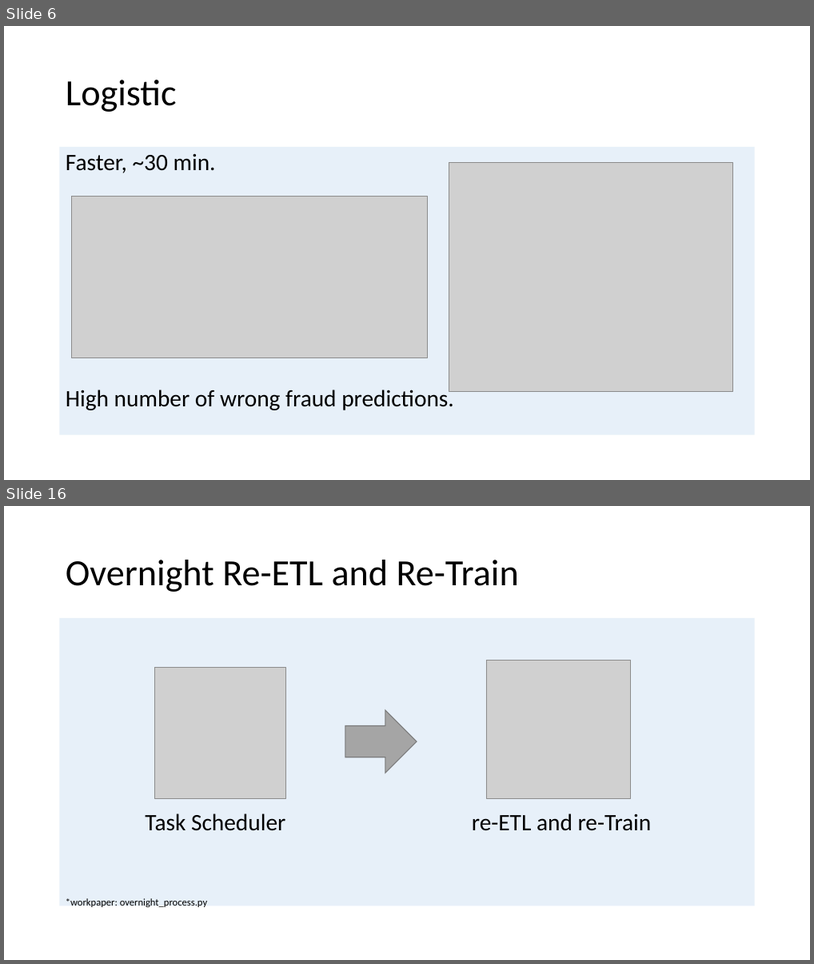
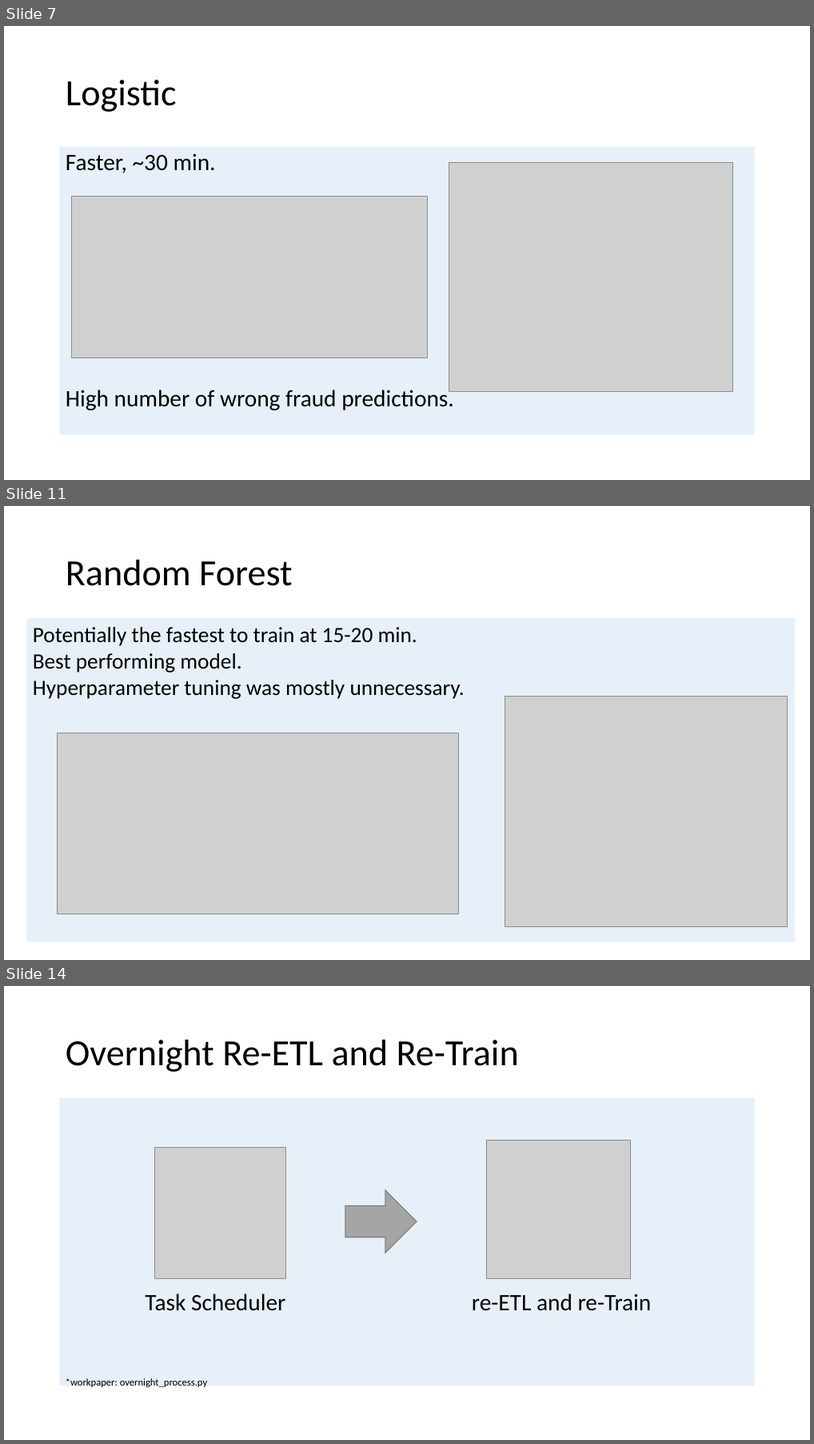
Before and after one commit to allidoiswen/GhostMode, a slide deck: Credit_Card_Fraud_Presentation.pptx. Shown one above the other, each under a label of ours: slides 6 and 16 before the commit, slides 7, 11 and 14 after it; the slides between them are not shown. The pictures are 814x964 and 814x1444 pixels, drawn with LibreOffice and Linux fonts; fonts in the diff are those of the drawing; grey boxes stand for pictures; background and template pictures are left out. Boxes give left, top, right and bottom in pixels: in the first picture for what was removed or moved away, otherwise in the second. Text is boxed around its words. In the diff, an @@ line names an element or a change of style, - is before the commit and + after.

```diff
--- a/Credit_Card_Fraud_Presentation.pptx
+++ b/Credit_Card_Fraud_Presentation.pptx
@@ slide 11 added at [4, 506, 810, 960], background picture (left out) @@
@@ title added at [66, 560, 292, 586], 44 pt, text #000000 @@
+Random Forest
@@ rectangle added at [27, 618, 796, 941], fill #DEEBF7 at 70% opacity, 26 pt, text #000000 @@
+Potentially the fastest to train at 15-20 min.
+Best performing model.
+Hyperparameter tuning was mostly unnecessary.
@@ picture added at [506, 696, 788, 927] @@
@@ picture added at [57, 733, 459, 914] @@
@@ what was slide 6 is now slide 7 @@
@@ what was slide 16 is now slide 14 @@
```
Also in this commit, not shown: 8 slides changed, 1 other slide added, 4 slides removed.
